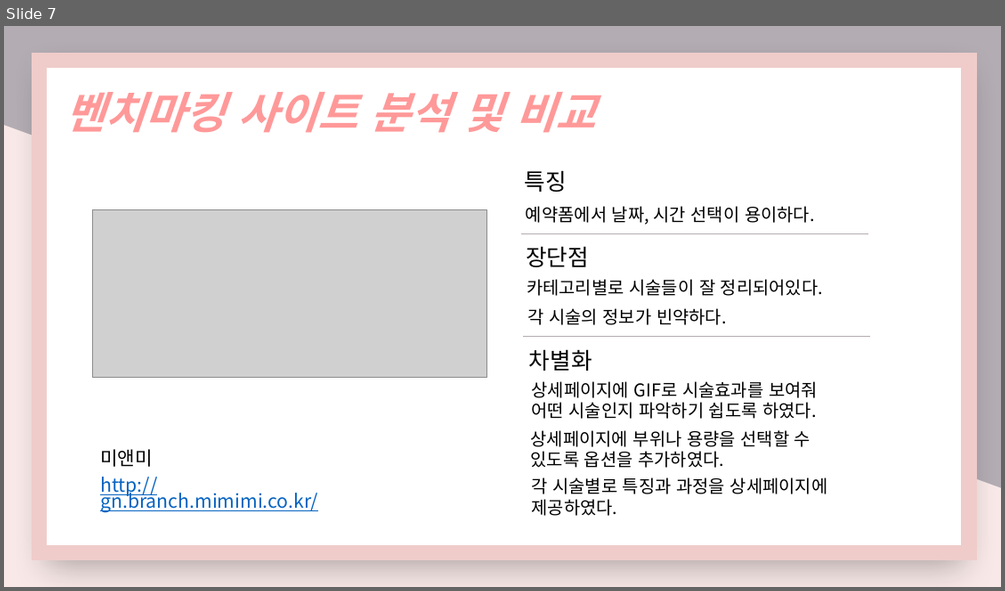
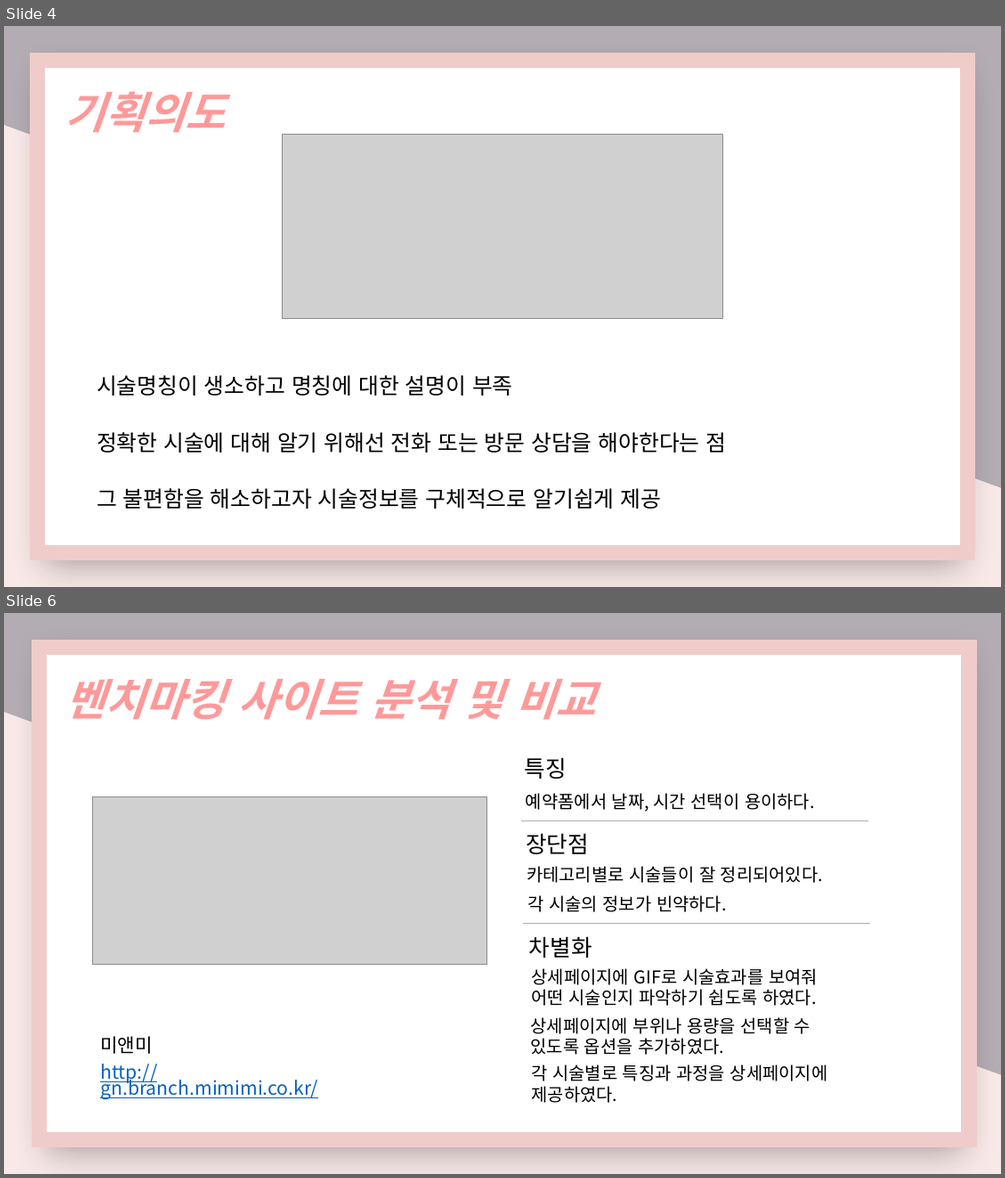
Before and after one commit to nimi2838/thecare, a slide deck: 졸작 기획서.pptx. Shown one above the other, each under a label of ours: slide 7 before the commit, slides 4 and 6 after it; the slides between them are not shown. The pictures are 1005x591 and 1005x1178 pixels, drawn with LibreOffice and Linux fonts; fonts in the diff are those of the drawing; grey boxes stand for pictures. Boxes give left, top, right and bottom in pixels: in the first picture for what was removed or moved away, otherwise in the second. Text is boxed around its words. In the diff, an @@ line names an element or a change of style, - is before the commit and + after.

```diff
--- a/졸작 기획서.pptx
+++ b/졸작 기획서.pptx
@@ slide 4 added at bbox=[4, 26, 1001, 587], background gradient #B3ACB3 to #F8E9E8 @@
@@ rectangle added at bbox=[38, 61, 968, 553], fill #FFFFFF, outline #D9D9D9 14.75 pt @@
@@ text added at bbox=[65, 92, 225, 133], 42 pt, text #FF9999, bold, italic @@
+기획의도
@@ picture added at bbox=[283, 135, 722, 319] @@
@@ text added at bbox=[97, 375, 727, 508], 21.2 pt, text #000000 @@
+시술명칭이 생소하고 명칭에 대한 설명이 부족
+정확한 시술에 대해 알기 위해선 전화 또는 방문 상담을 해야한다는 점
+그 불편함을 해소하고자 시술정보를 구체적으로 알기쉽게 제공
@@ what was slide 7 is now slide 6 @@
```
Also in this commit, not shown: 5 slides changed, 2 other slides added, 5 slides removed, 3 other files.
